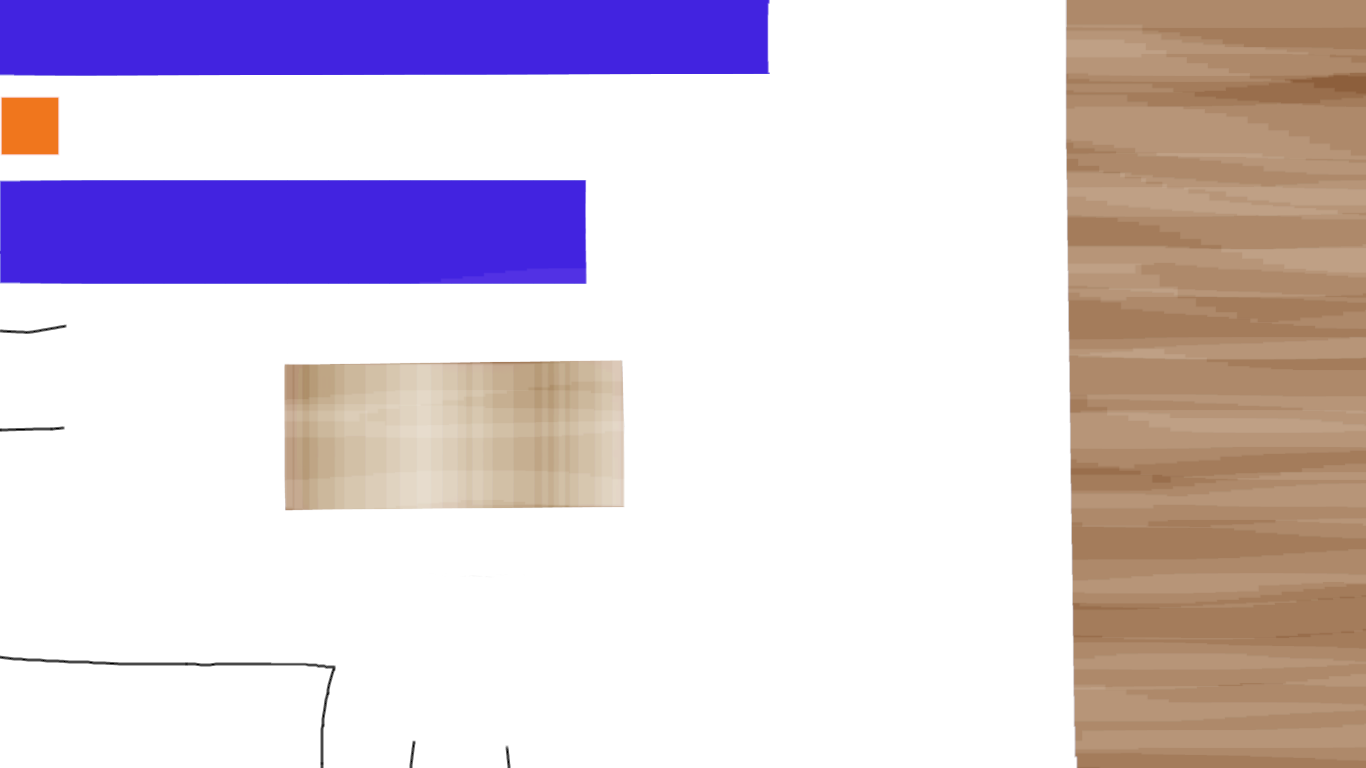
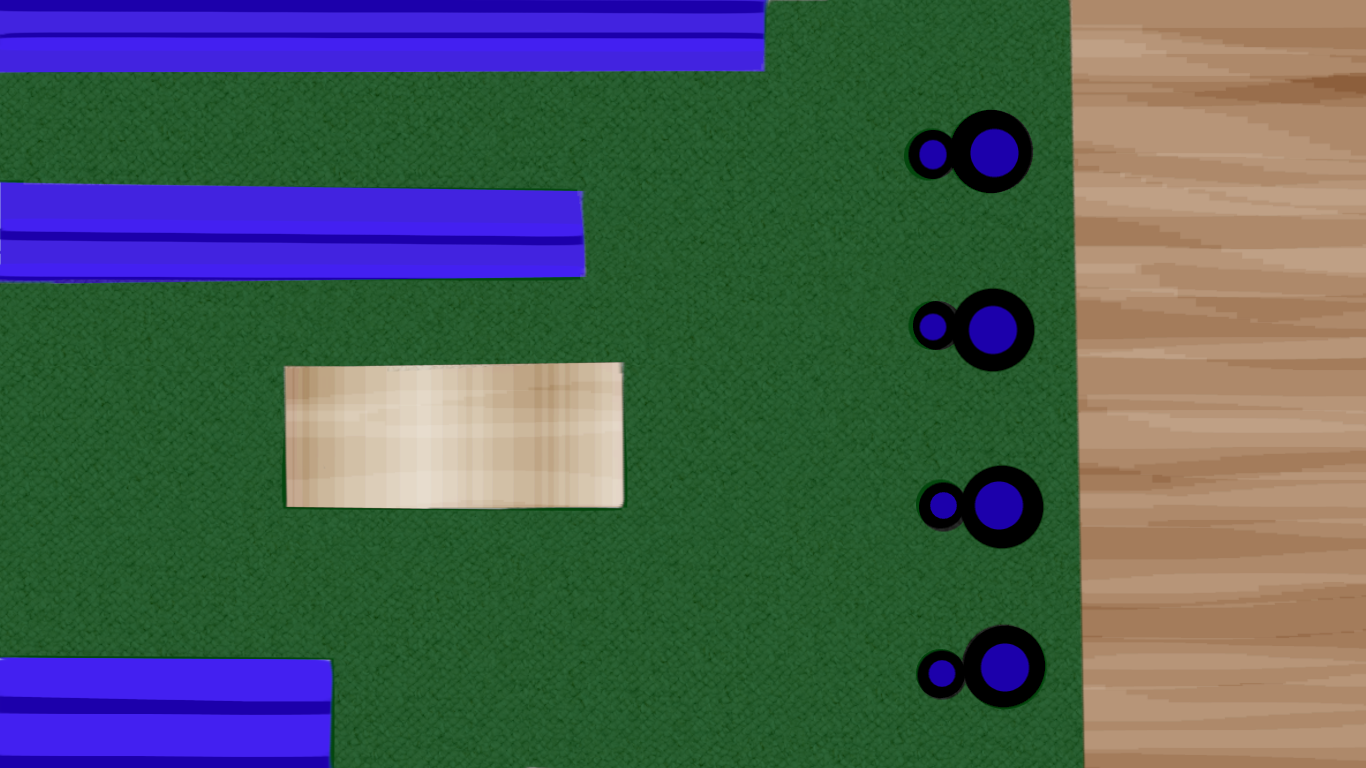
Layers edited between the first and the second 1366 × 768 image:
added layer "TexturesCom_Carpet0012_1_seamless_S.jpg" (20%) above "Background" over box(0, 0, 1084, 768)
painted on "Background" over box(0, 0, 1086, 768)
